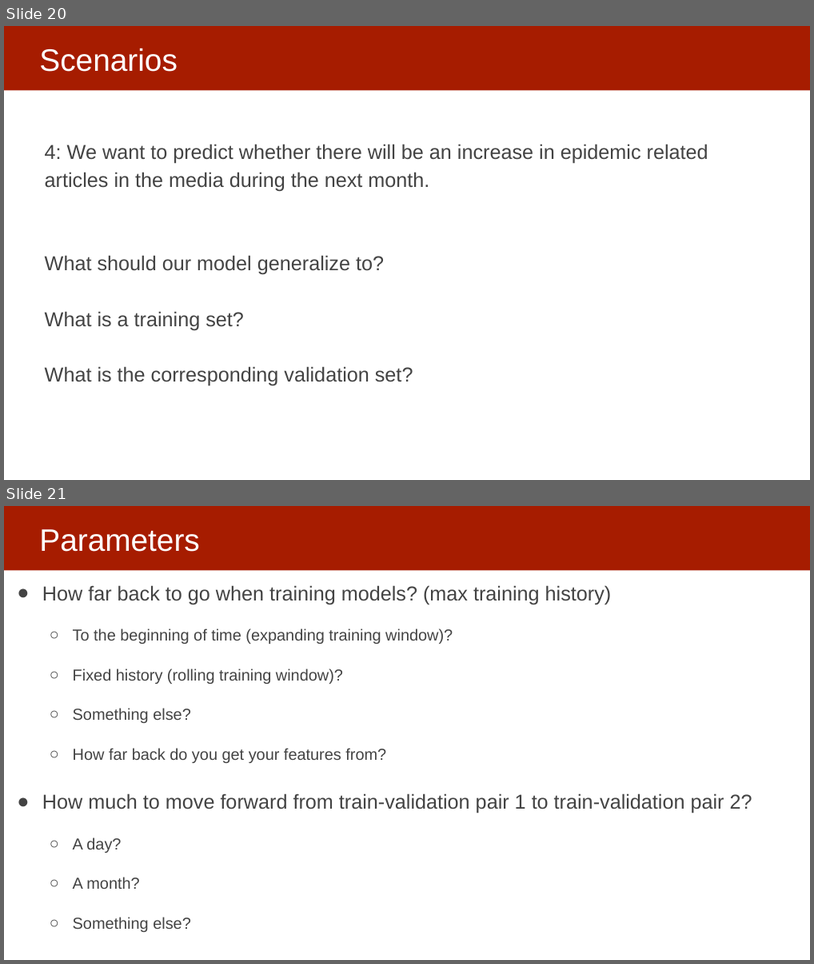
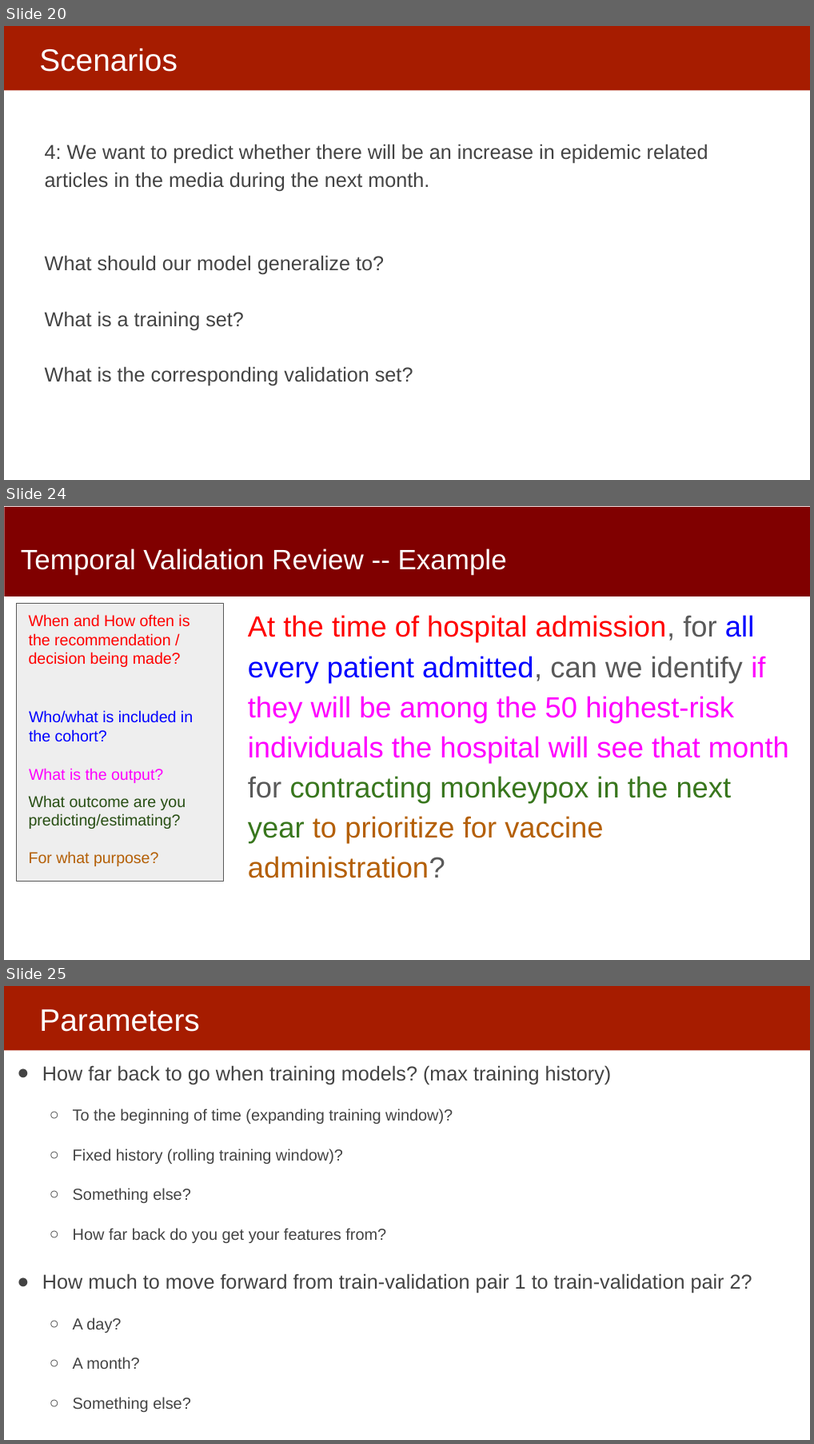
Before and after one commit to dssg/MLinPractice, a slide deck: Lectures/Lecture5-ModelSelection.pptx. Shown one above the other, each under a label of ours: slides 20 and 21 before the commit, slides 20, 24 and 25 after it; the slides between them are not shown. The pictures are 814x964 and 814x1444 pixels, drawn with LibreOffice and Linux fonts; fonts in the diff are those of the drawing. Boxes give left, top, right and bottom in pixels: in the first picture for what was removed or moved away, otherwise in the second. Text is boxed around its words. In the diff, an @@ line names an element or a change of style, - is before the commit and + after.

Commit message:
slides

```diff
--- a/Lectures/Lecture5-ModelSelection.pptx
+++ b/Lectures/Lecture5-ModelSelection.pptx
@@ slide 24 added at (x1=4, y1=506, x2=810, y2=960), background #FFFFFF @@
@@ rectangle added at (x1=5, y1=507, x2=810, y2=596), fill #800000 @@
@@ title added at (x1=21, y1=548, x2=507, y2=575), 33.3 pt, text #FFFFFF @@
+Temporal Validation Review -- Example
@@ rectangle added at (x1=17, y1=603, x2=223, y2=881), fill #EEEEEE, outline #595959 0.75 pt @@
@@ text added at (x1=29, y1=614, x2=190, y2=667), 18.7 pt, text #FF0000 @@
+When and How often is the recommendation / decision being made?
@@ text added at (x1=248, y1=615, x2=790, y2=878), 34.7 pt, text #FF00FF @@
+At the time of hospital admission, for all every patient admitted, can we identify if they will be among the 50 highest-risk individuals the hospital will see that month for contracting monkeypox in the next year to prioritize for vaccine administration?
@@ text added at (x1=29, y1=710, x2=193, y2=742), 18.7 pt, text #0000FF @@
+Who/what is included in the cohort?
@@ text added at (x1=29, y1=768, x2=163, y2=783), 18.7 pt, text #FF00FF @@
+What is the output?
@@ text added at (x1=29, y1=795, x2=186, y2=866), 18.7 pt, text #274E13 @@
+What outcome are you predicting/estimating?
+For what purpose?
@@ what was slide 21 is now slide 25 @@
```
Also in this commit, not shown: 3 other slides added, 1 other file.
